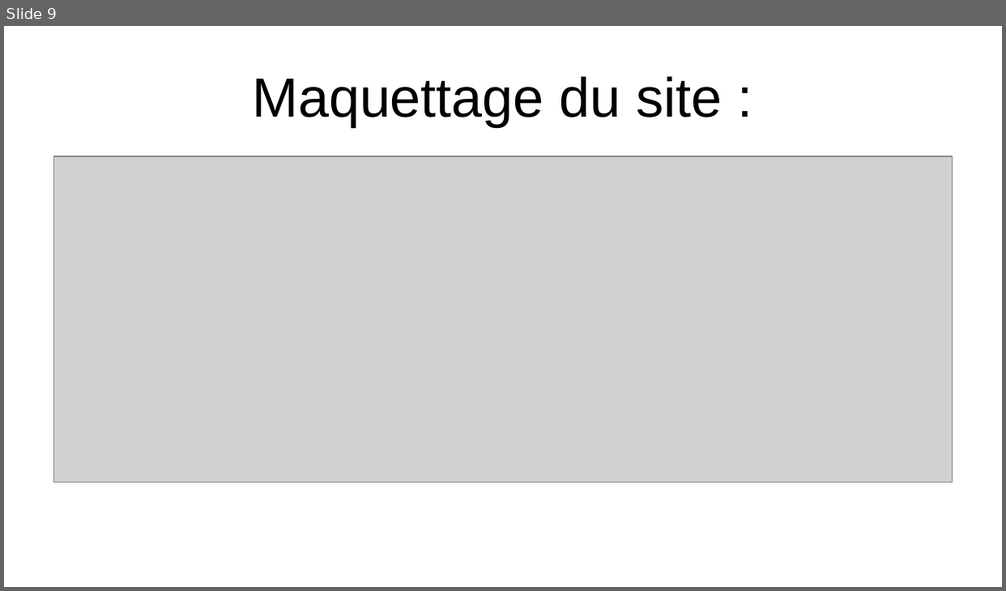
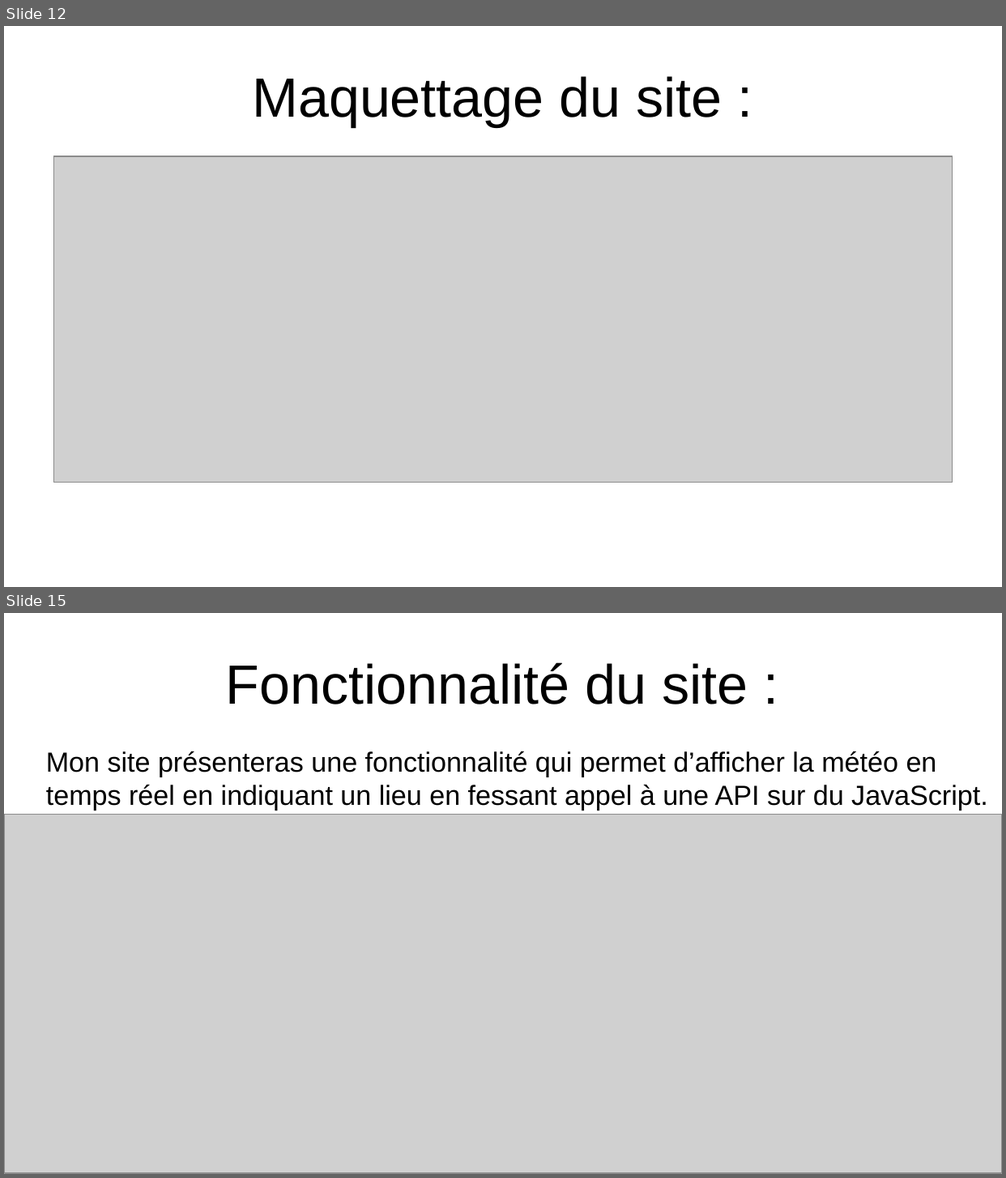
Before and after one commit to Max50603/PROJET--FINAL, a slide deck: PROJET/PROJET FINALE POWERPOINT.odp. Shown one above the other, each under a label of ours: slide 9 before the commit, slides 12 and 15 after it; the slides between them are not shown. The pictures are 1006x591 and 1006x1178 pixels, drawn with LibreOffice and Linux fonts; fonts in the diff are those of the drawing; grey boxes stand for pictures. Boxes give left, top, right and bottom in pixels: in the first picture for what was removed or moved away, otherwise in the second. Text is boxed around its words. In the diff, an @@ line names an element or a change of style, - is before the commit and + after.

```diff
--- a/PROJET/PROJET FINALE POWERPOINT.odp
+++ b/PROJET/PROJET FINALE POWERPOINT.odp
@@ slide 15 added at bbox=[4, 613, 1002, 1174], background #FFFFFF @@
@@ title added at bbox=[226, 662, 748, 705], 44 pt, text #000000 @@
+Fonctionnalité du site :
@@ text added at bbox=[46, 752, 988, 810], 22 pt, text #000000 @@
+Mon site présenteras une fonctionnalité qui permet d’afficher la météo en temps réel en indiquant un lieu en fessant appel à une API sur du JavaScript.
@@ picture added at bbox=[4, 815, 1002, 1174] @@
@@ what was slide 9 is now slide 12 @@
```
Also in this commit, not shown: 8 slides changed, 5 other slides added, 2 slides removed, 5 other files.
